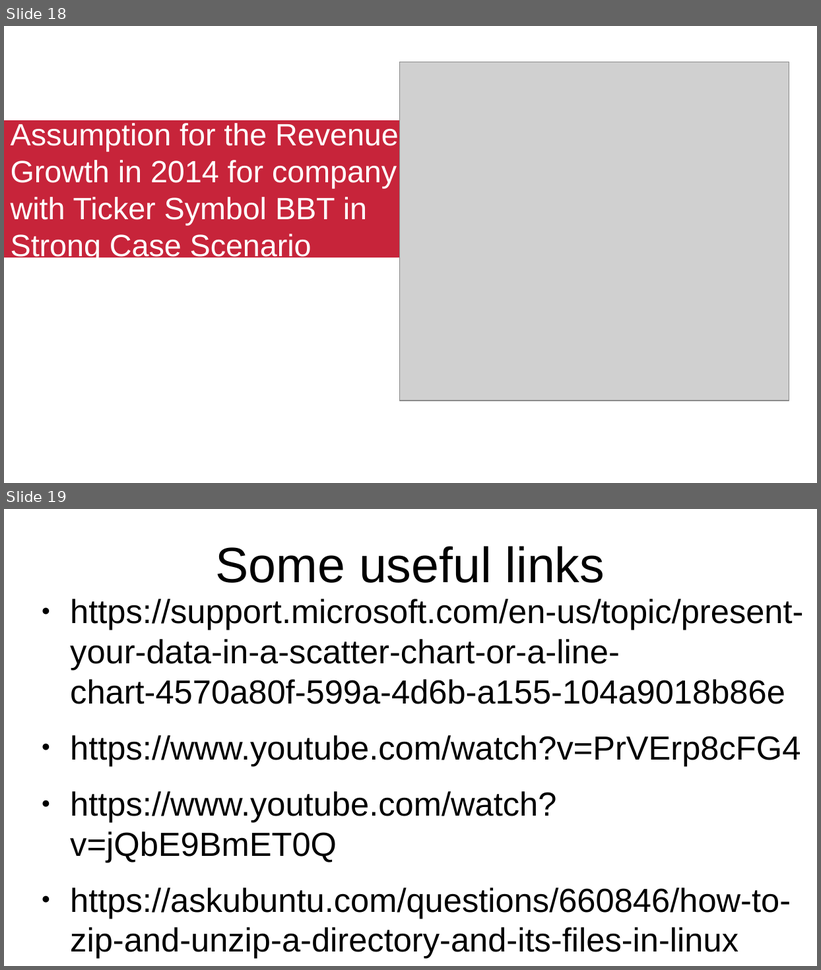
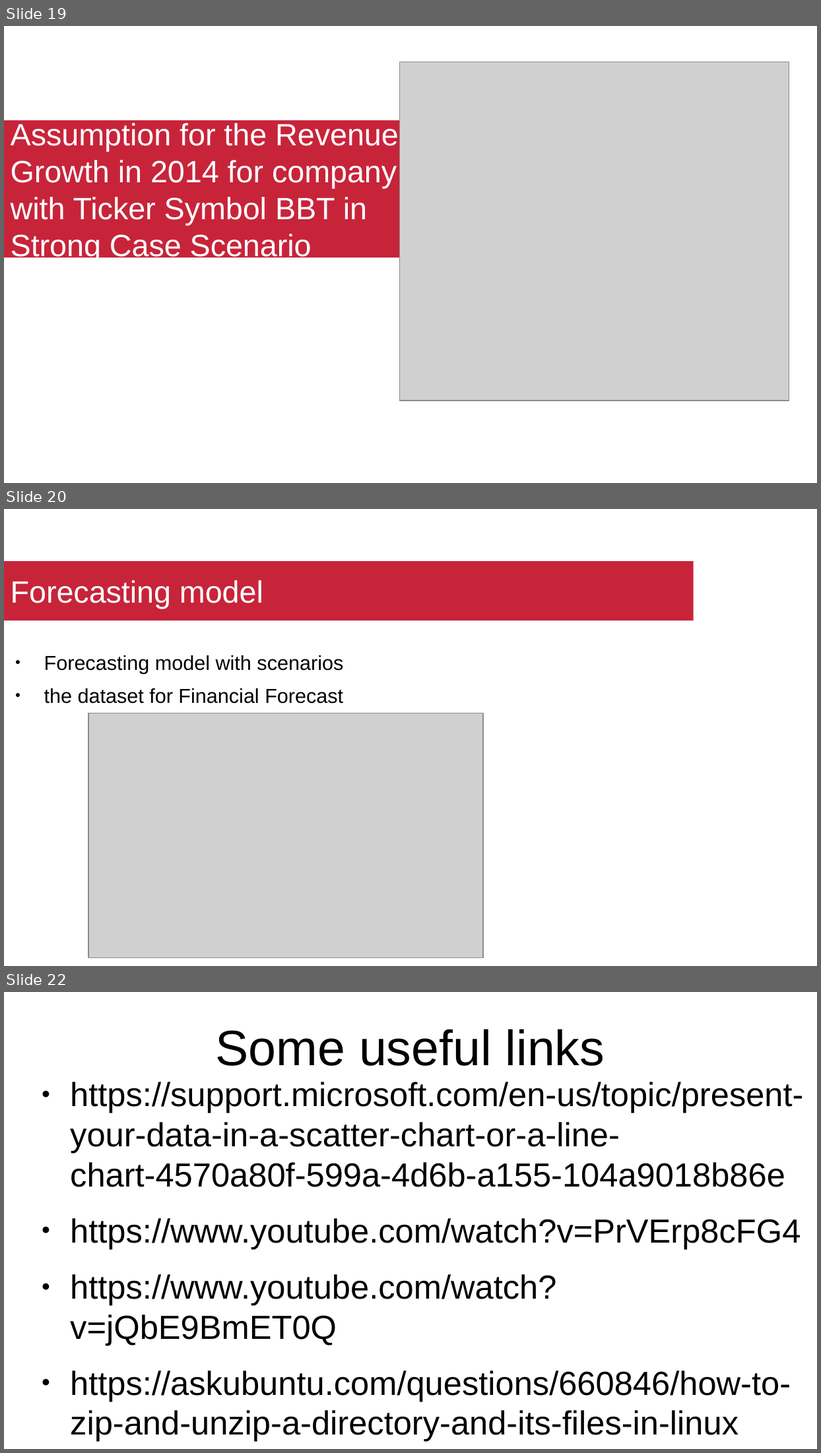
Before and after one commit to ivanamark/Business-Analytics, a slide deck: nyse-data-project-submission-template.odp. Shown one above the other, each under a label of ours: slides 18 and 19 before the commit, slides 19, 20 and 22 after it; the slides between them are not shown. The pictures are 821x970 and 821x1453 pixels, drawn with LibreOffice and Linux fonts; fonts in the diff are those of the drawing; grey boxes stand for pictures; background and template pictures are left out. Boxes give left, top, right and bottom in pixels: in the first picture for what was removed or moved away, otherwise in the second. Text is boxed around its words. In the diff, an @@ line names an element or a change of style, - is before the commit and + after.

Commit message:
add forcastng model

```diff
--- a/nyse-data-project-submission-template.odp
+++ b/nyse-data-project-submission-template.odp
@@ slide 20 added at bbox=[4, 509, 817, 966], background #FFFFFF @@
@@ title added at bbox=[4, 561, 694, 621], fill #C7243A, 27.3 pt, text #FFFFFF @@
+Forecasting model
@@ text added at bbox=[44, 655, 343, 704], 17.9 pt, text #000000 @@
+● Forecasting model with scenarios
+● the dataset for Financial Forecast
@@ picture added at bbox=[88, 713, 483, 958] @@
@@ what was slide 18 is now slide 19 @@
@@ what was slide 19 is now slide 22 @@
```
Also in this commit, not shown: 2 other slides added.
